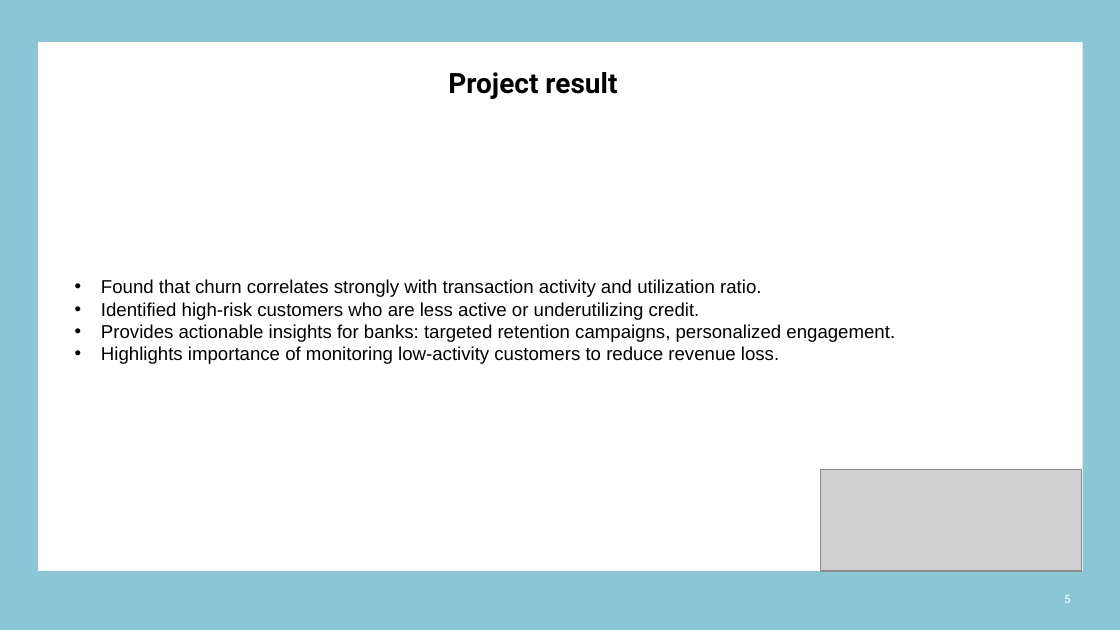
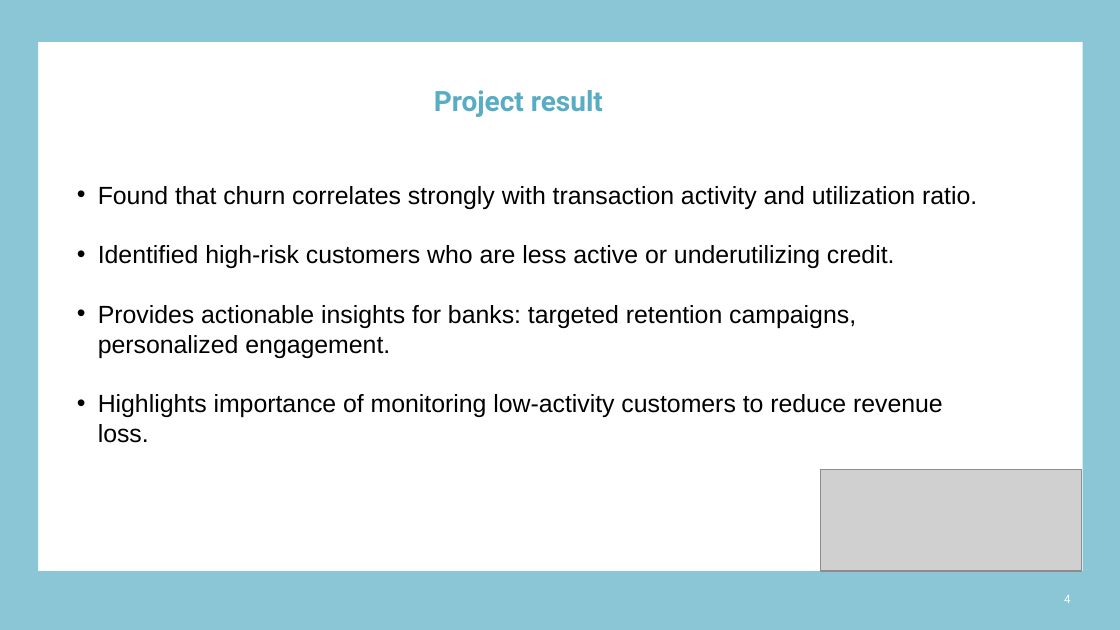
Before and after one commit to ReDI-School-projects/CreditCardUserBehaviour, a slide deck: slide 4 of Final_project_DataAnalytics-D.Ivashchenko.pptx (slide 5 before the commit). Drawn at 1120x630 pixels with LibreOffice and Linux fonts; fonts in the diff are those of the drawing; grey boxes stand for pictures; background and template pictures are left out. Boxes give left, top, right and bottom in pixels: in the first picture for what was removed or moved away, otherwise in the second. Text is boxed around its words. In the diff, an @@ line names an element or a change of style, - is before the commit and + after.

```diff
--- a/Final_project_DataAnalytics-D.Ivashchenko.pptx
+++ b/Final_project_DataAnalytics-D.Ivashchenko.pptx
@@ title "Project result": place and size @@
-title "Project result" at [448,72,617,99]
+title "Project result" at [434,90,603,117]
@@ title "Project result" at [434,90,603,117]: text colour #000000 to #58ADC5 @@
@@ text "Found that churn correlates strongly ...": place and size @@
-text "Found that churn correlates strongly ..." at [101,279,895,364]
+text "Found that churn correlates strongly ..." at [98,186,977,443]
@@ text "Found that churn correlates strongly ..." at [98,186,977,443]: size 12 to 16 pt; indent changed @@
@@ page number at [1064,595,1070,603]: text changed @@
-5
+4
```
Also in this commit, not shown: 5 other slides changed, 10 slides removed.
